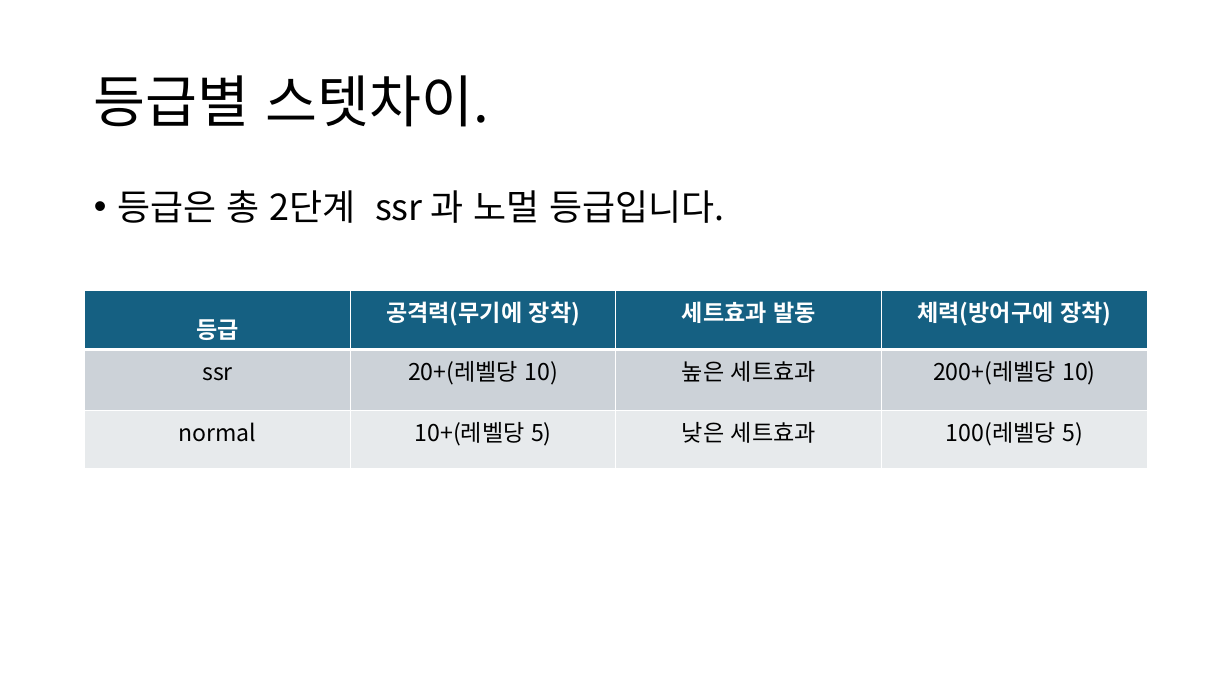
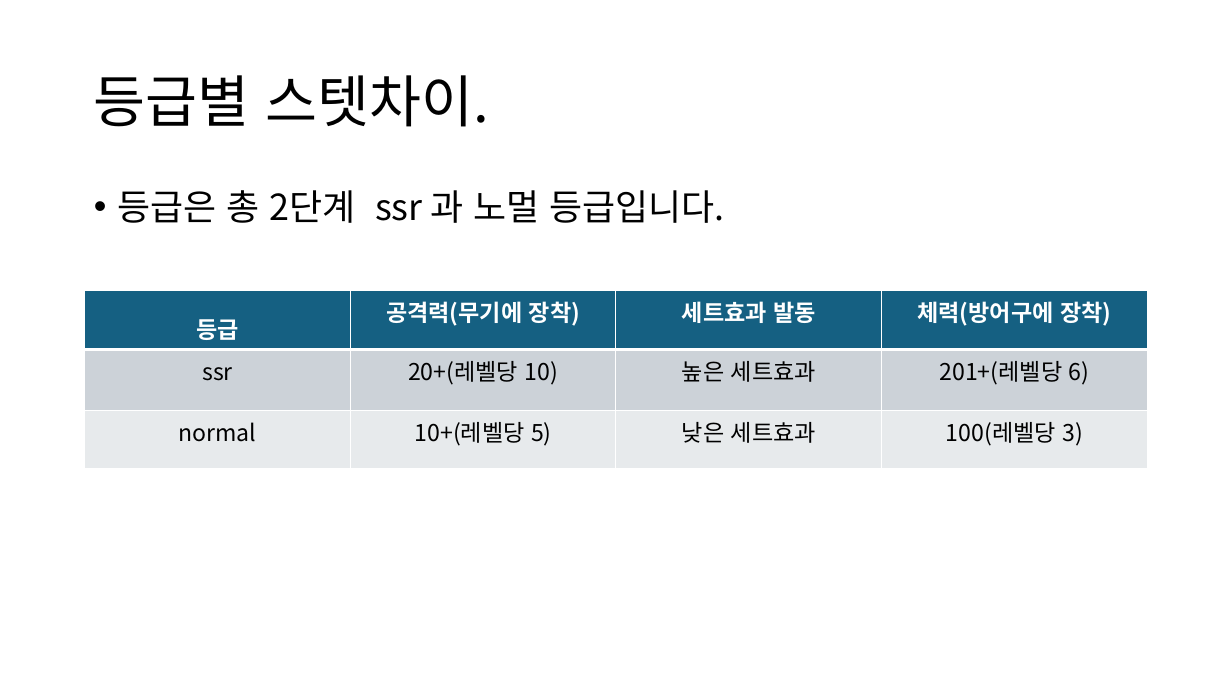
Before and after one commit to ikarijaeyoung/Project_SkyPower, a slide deck: slide 11 of Project_Design/김예성/장비 기획 초안.pptx. Drawn at 1232x693 pixels with LibreOffice and Linux fonts; fonts in the diff are those of the drawing. Boxes give left, top, right and bottom in pixels: in the first picture for what was removed or moved away, otherwise in the second. Text is boxed around its words. In the diff, an @@ line names an element or a change of style, - is before the commit and + after.

Commit message:
[Docs] 장비 기획 초안 수정
체력수치를 수정하였습니다

```diff
--- a/Project_Design/김예성/장비 기획 초안.pptx
+++ b/Project_Design/김예성/장비 기획 초안.pptx
@@ table at box(85, 290, 1150, 467) @@
-row 2, column 4: 200+(레벨당 10)
+row 2, column 4: 201+(레벨당 6)
-row 3, column 4: 100(레벨당 5)
+row 3, column 4: 100(레벨당 3)
```
